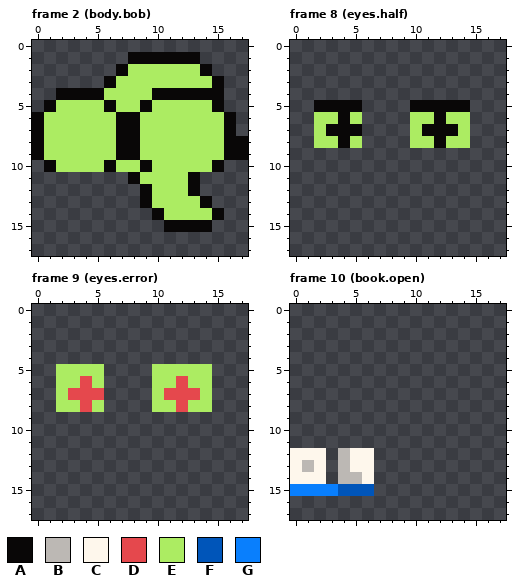
A pixel-art file gets an edit: app/CicadaApp/Art/sprites/bookworm-2026-10-01/parts/worm-small-parts.aseprite. That is the earlier state.
18x18 pixels, 13 frames. Shown: frame 2 (body.bob), frame 8 (eyes.half), frame 9 (eyes.error), frame 10 (book.open). The commit also changed other frames, which this record leaves out.
Palette (. is transparent): A #090707  B #bcb8b4  C #fef7ec  D #e5484d  E #acec62  F #0055b9  G #097ffd
Pixels before, frame 2 (body.bob), first column x 0:
 1 ........AAAAAA....
 2 .......AEEEEEEA...
 3 ......AEEEEEEEEA..
 4 ..AAAAEEEEAAAAAA..
 5 .AEEEEAEEAEEEEEA..
 6 AEEEEEEAAEEEEEEEA.
 7 AEEEEEEAAEEEEEEEA.
 8 AEEEEEEAAEEEEEEEAA
 9 AEEEEEEAAEEEEEEEAA
10 .AEEEEAEEAEEEEEA..
11 ........AEEEEA....
12 .........AEEEA....
13 .........AEEEEA...
14 ..........AEEEEA..
15 ...........AAAA...
Pixels before, frame 8 (eyes.half), first column x 2:
5 AAAA....AAAAA
6 EEAE....EEAEE
7 EAAA....EAAAE
8 EEAE....EEAEE
Pixels before, frame 9 (eyes.error), first column x 2:
5 EEEE....EEEEE
6 EEDE....EEDEE
7 EDDD....EDDDE
8 EEDE....EEDEE
Pixels before, frame 10 (book.open), first column x 0:
12 CCC.BCC
13 CBC.BCC
14 CCC.BBC
15 GGGGFFF
The result:
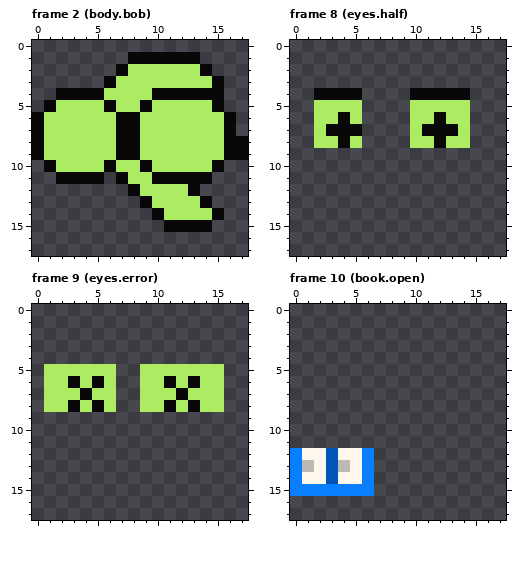
Difference:
{"where": "frame 2 (body.bob)"}
{"frame":2,"y":11,"x":2,"old":"....","new":"AAAA"}
{"frame":2,"y":11,"x":7,"old":".A","new":"AE"}
{"frame":2,"y":11,"x":10,"old":"EEE","new":"AAA"}
{"frame":2,"y":11,"x":14,"old":".","new":"A"}
{"frame":2,"y":12,"x":8,"old":".A","new":"AE"}
{"where": "frame 8 (eyes.half)"}
{"frame":8,"y":4,"x":2,"old":"....","new":"AAAA"}
{"frame":8,"y":4,"x":10,"old":".....","new":"AAAAA"}
{"frame":8,"y":5,"x":2,"old":"AAAA","new":"EEEE"}
{"frame":8,"y":5,"x":10,"old":"AAAAA","new":"EEEEE"}
{"where": "frame 9 (eyes.error)"}
{"frame":9,"y":5,"x":1,"old":".","new":"E"}
{"frame":9,"y":5,"x":6,"old":".","new":"E"}
{"frame":9,"y":5,"x":9,"old":".","new":"E"}
{"frame":9,"y":5,"x":15,"old":".","new":"E"}
{"frame":9,"y":6,"x":1,"old":".","new":"E"}
{"frame":9,"y":6,"x":3,"old":"EDE.","new":"AEAE"}
{"frame":9,"y":6,"x":9,"old":".","new":"E"}
{"frame":9,"y":6,"x":11,"old":"EDE","new":"AEA"}
{"frame":9,"y":6,"x":15,"old":".","new":"E"}
{"frame":9,"y":7,"x":1,"old":".","new":"E"}
{"frame":9,"y":7,"x":3,"old":"DDD.","new":"EAEE"}
{"frame":9,"y":7,"x":9,"old":".","new":"E"}
{"frame":9,"y":7,"x":11,"old":"DDD","new":"EAE"}
{"frame":9,"y":7,"x":15,"old":".","new":"E"}
{"frame":9,"y":8,"x":1,"old":".","new":"E"}
{"frame":9,"y":8,"x":3,"old":"EDE.","new":"AEAE"}
{"frame":9,"y":8,"x":9,"old":".","new":"E"}
{"frame":9,"y":8,"x":11,"old":"EDE","new":"AEA"}
{"frame":9,"y":8,"x":15,"old":".","new":"E"}
{"where": "frame 10 (book.open)"}
{"frame":10,"y":12,"x":0,"old":"C","new":"G"}
{"frame":10,"y":12,"x":3,"old":".B","new":"FC"}
{"frame":10,"y":12,"x":6,"old":"C","new":"G"}
{"frame":10,"y":13,"x":0,"old":"C","new":"G"}
{"frame":10,"y":13,"x":3,"old":".","new":"F"}
{"frame":10,"y":13,"x":6,"old":"C","new":"G"}
{"frame":10,"y":14,"x":0,"old":"C","new":"G"}
{"frame":10,"y":14,"x":3,"old":".BBC","new":"FCCG"}
{"frame":10,"y":15,"x":4,"old":"FFF","new":"GGG"}
{"label":"changed","picture_box":[56,172,212,196]}
{"label":"changed","picture_box":[314,88,362,112]}
{"label":"changed","picture_box":[410,88,470,112]}
{"label":"changed","picture_box":[44,364,224,412]}
{"label":"changed","picture_box":[290,448,374,496]}
